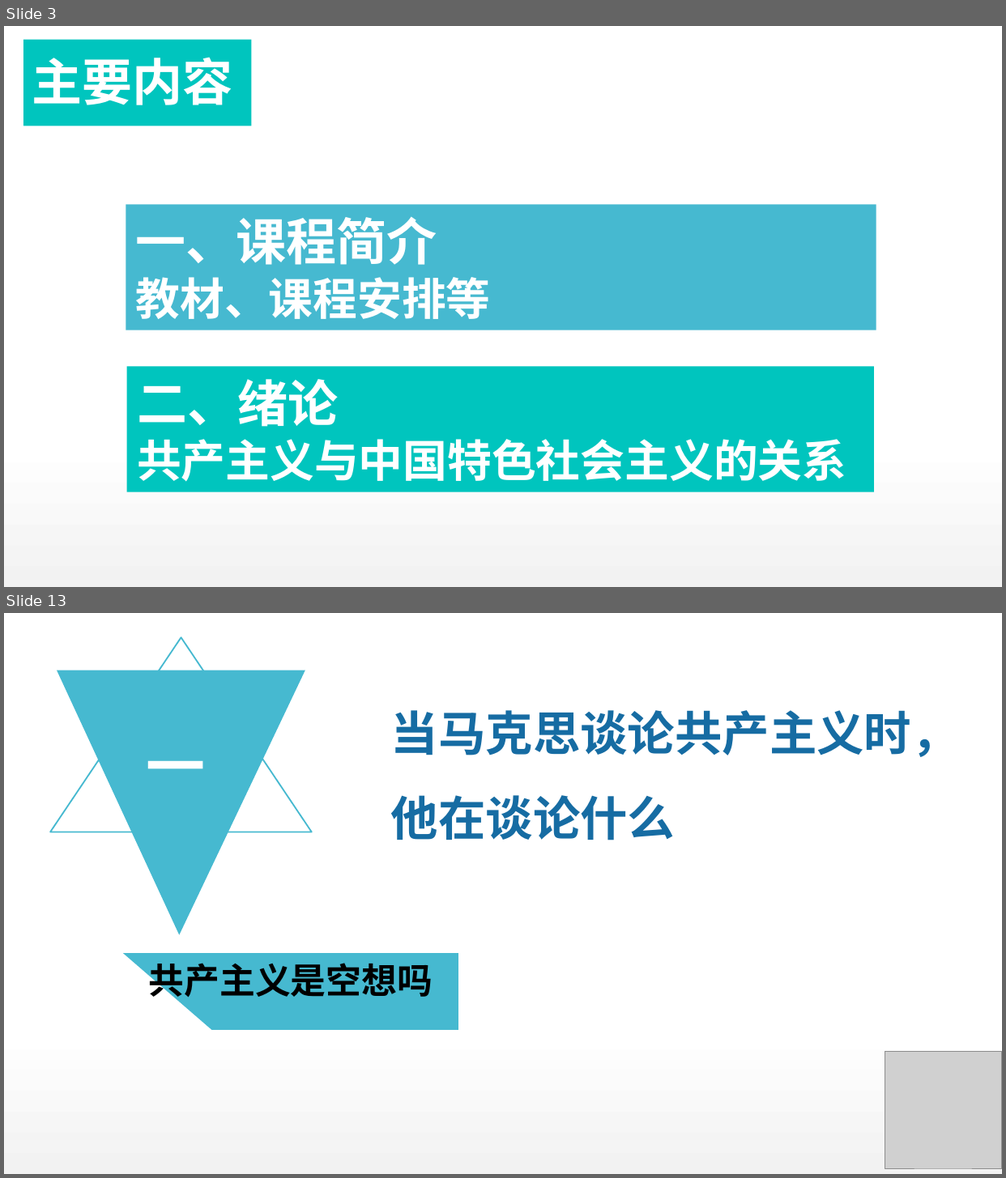
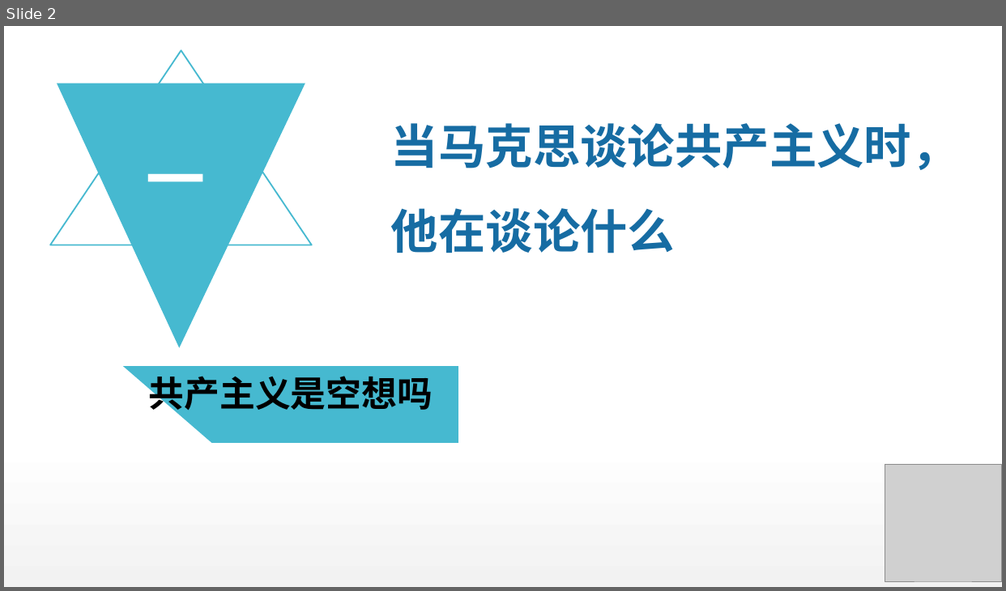
Before and after one commit to DO-MINATOR/buaa, a slide deck: 中特/复习ppt/刘娜娜-绪论.pptx. Shown one above the other, each under a label of ours: slides 3 and 13 before the commit, slide 2 after it; the slides between them are not shown. The pictures are 1006x1178 and 1006x591 pixels, drawn with LibreOffice and Linux fonts; fonts in the diff are those of the drawing; grey boxes stand for pictures. Boxes give left, top, right and bottom in pixels: in the first picture for what was removed or moved away, otherwise in the second. Text is boxed around its words. In the diff, an @@ line names an element or a change of style, - is before the commit and + after.

```diff
--- a/中特/复习ppt/刘娜娜-绪论.pptx
+++ b/中特/复习ppt/刘娜娜-绪论.pptx
@@ slide 3 removed at [4,26,1002,587], background #FFFFFF; not listed: 1 template element that a slide beside it also shows @@
@@ rectangle removed at [24,40,252,126] @@
@@ text removed at [32,57,233,105] @@
-主要内容
@@ rectangle removed at [126,205,876,331] @@
-一、课程简介
-教材、课程安排等
@@ rectangle removed at [127,367,874,493] @@
-二、绪论
-共产主义与中国特色社会主义的关系
@@ what was slide 13 is now slide 2 @@
```
Also in this commit, not shown: 11 slides changed, 14 other slides removed, 1 other file.
